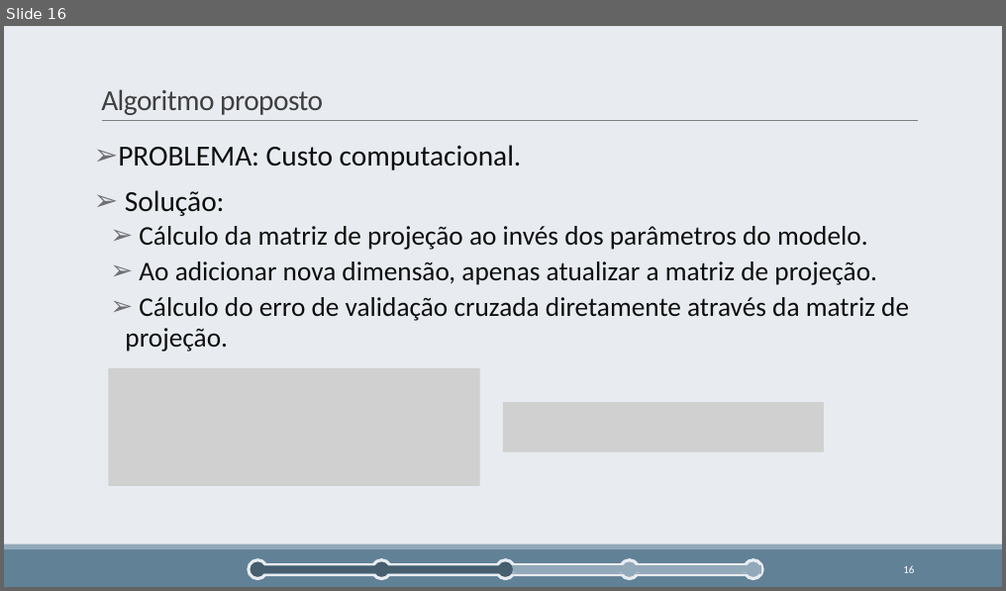
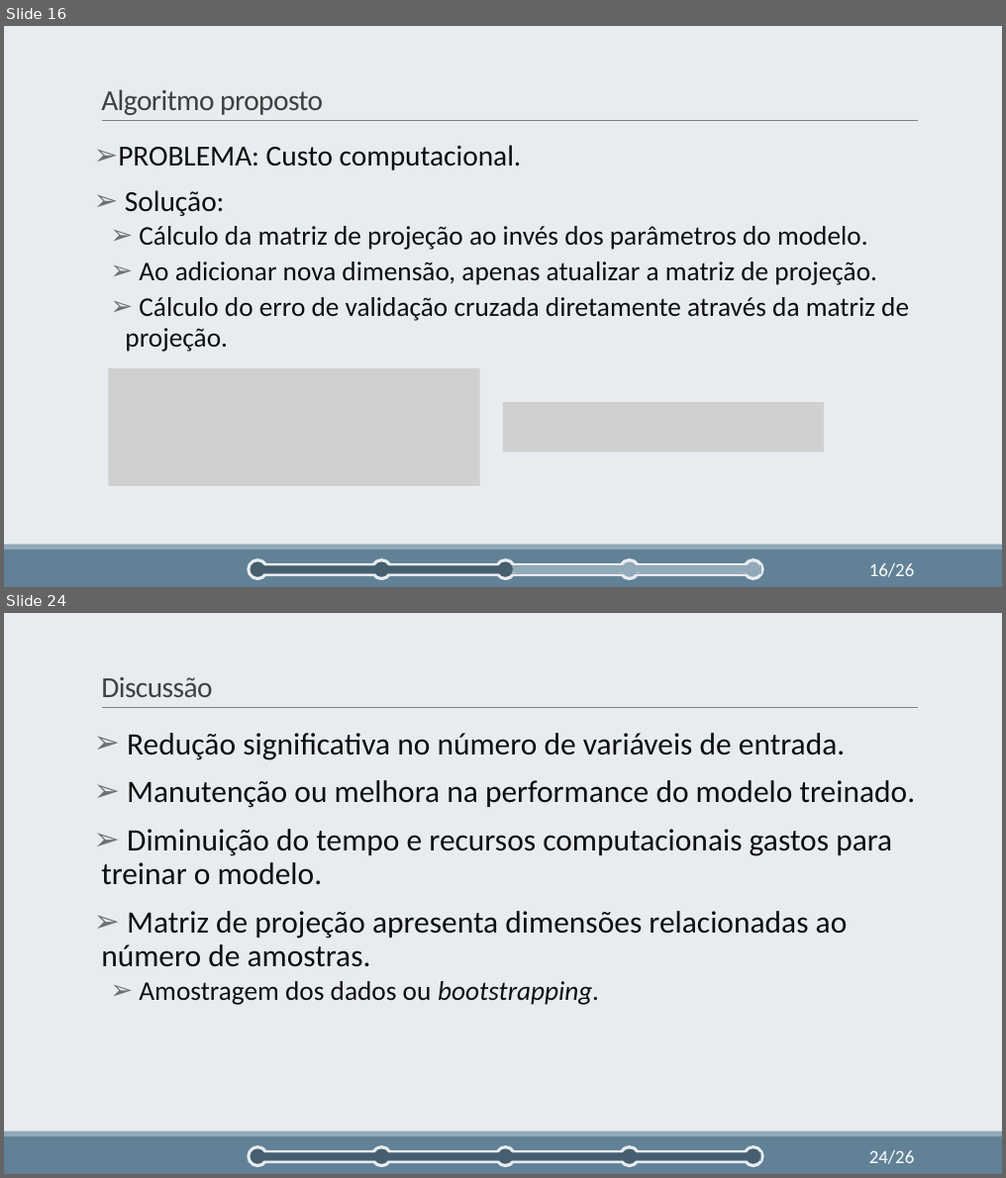
Before and after one commit to cmbhjv/TCC-Latex, a slide deck: TCC-Pres/Seleção Incremental de Variáveis utilizando Preditores Lineares e.pptx. Shown one above the other, each under a label of ours: slide 16 before the commit, slides 16 and 24 after it; the slides between them are not shown. The pictures are 1006x591 and 1006x1178 pixels, drawn with LibreOffice and Linux fonts; fonts in the diff are those of the drawing; grey boxes stand for pictures. Boxes give left, top, right and bottom in pixels: in the first picture for what was removed or moved away, otherwise in the second. Text is boxed around its words. In the diff, an @@ line names an element or a change of style, - is before the commit and + after.

```diff
--- a/TCC-Pres/Seleção Incremental de Variáveis utilizando Preditores Lineares e.pptx
+++ b/TCC-Pres/Seleção Incremental de Variáveis utilizando Preditores Lineares e.pptx
@@ slide 24 added at <box>4,613,1002,1174</box>, background #E8ECF0; not listed: 3 template elements that a slide beside it also shows @@
@@ title added at <box>101,677,212,697</box>, 28 pt, text #404040 @@
+Discussão
@@ text added at <box>101,733,916,1005</box>, 30 pt, text #0D0D0D @@
+➢ Redução significativa no número de variáveis de entrada.
+➢ Manutenção ou melhora na performance do modelo treinado.
+➢ Diminuição do tempo e recursos computacionais gastos para treinar o modelo.
+➢ Matriz de projeção apresenta dimensões relacionadas ao número de amostras.
+  ➢ Amostragem dos dados ou bootstrapping.
@@ ellipse added at <box>251,1149,265,1164</box>, fill #465E6E @@
@@ group added at <box>249,1148,763,1166</box>: 5 ellipses, 1 rounded rectangle, 1 rectangle @@
@@ rectangle added at <box>261,1154,386,1161</box>, fill #465E6E @@
@@ ellipse added at <box>371,1152,381,1161</box>, fill #465E6E @@
@@ ellipse added at <box>374,1149,389,1164</box>, fill #465E6E @@
@@ rectangle added at <box>385,1154,510,1161</box>, fill #465E6E @@
@@ ellipse added at <box>498,1149,513,1164</box>, fill #465E6E @@
@@ rectangle added at <box>509,1154,635,1161</box>, fill #465E6E @@
@@ ellipse added at <box>623,1149,638,1164</box>, fill #465E6E @@
@@ rectangle added at <box>634,1154,758,1161</box>, fill #465E6E @@
@@ ellipse added at <box>746,1149,761,1164</box>, fill #465E6E @@
@@ page number added at <box>869,1151,915,1164</box>, 18 pt, text #FFFFFF @@
+24/26
@@ page number at <box>869,564,915,577</box>: text changed; size 10.5 to 18 pt @@
-16
+16/26
```
Also in this commit, not shown: 3 slides changed, 9 other slides added, 2 slides removed.
